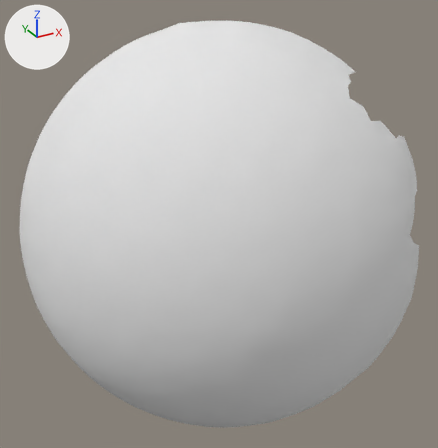
The OBJ model res/pendulum_horizontal/Pendulum_horizontal.000015.obj, before and after one commit.
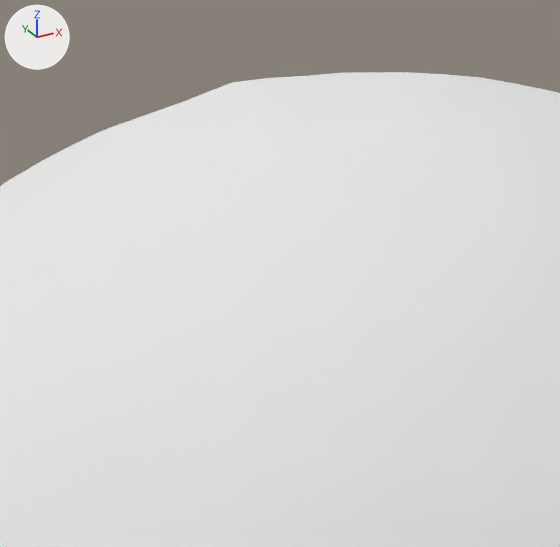
The first picture shows the older version from a camera (50 mm lens) standing at (292.0, -374.0, 195.0) and looking at (483.0, -25.0, 21.0). The close-ups show both versions on the part from 26% to 62% of the width and 0% to 34% of the height of that picture. Every picture has the same lights, and +X, +Y and +Z are marked at upper left. Where no turn or scale is listed for an object, it has been applied to the vertices.

Objects in the first close-up: 'Pendulum_horizontal.000015'.
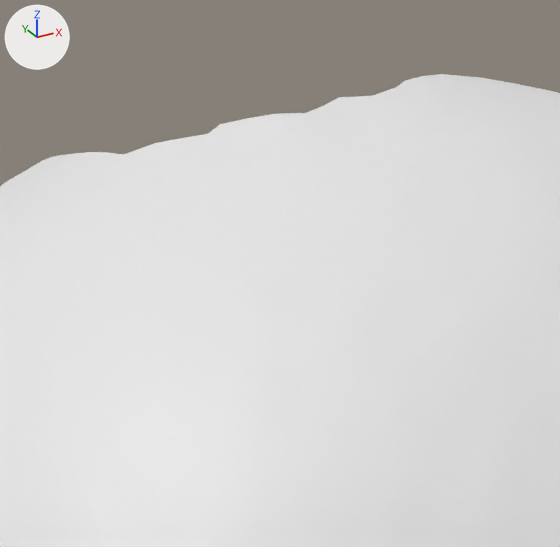
Location of each change, [x1, y1, x2, y2] in pixels of the close-ups (560 x 547 px):
```json
{"object": "Pendulum_horizontal.000015", "change": "reshaped", "before": [0, 72, 560, 547], "after": [0, 74, 560, 547]}
{"part": 1, "of": "me_pendulum_horizontal_000015", "change": "deleted", "before": [44, 72, 438, 160]}
```

Edits to the scene script, one JSON object a line:
```json
{"block": "me_pendulum_horizontal_000015", "where": "# used by ob_pendulum_horizontal_000015; location = (0.0, 0.0, 0.0)"}
{"op": "remove", "block": "me_pendulum_horizontal_000015", "code": "me_pendulum_horizontal_000015.from_pydata(...)  # 4876 vertices, 9662 faces; spans x 353.0..586.0, y -148.0..103.0, z -135.0..156.0"}
{"op": "remove", "block": "me_pendulum_horizontal_000015", "code": "me_pendulum_horizontal_000015.materials.append(mat_pendulum_horizontal_000015)  # white #e7e7e7"}
{"op": "add", "block": "me_pendulum_horizontal_000015", "code": "me_pendulum_horizontal_000015.from_pydata(...)  # 4825 vertices, 9546 faces; spans x 353.0..586.0, y -148.0..103.0, z -135.0..156.0"}
{"block": "me_pendulum_horizontal_000015", "change": "me_pendulum_horizontal_000015 part 1"}
{"block": "me_pendulum_horizontal_000015", "change": "51 vertices are removed from x 449.0..506.0, y -13.0..42.0, z 142.0..156.0"}
{"block": "me_pendulum_horizontal_000015", "change": "116 faces are deleted"}
```
